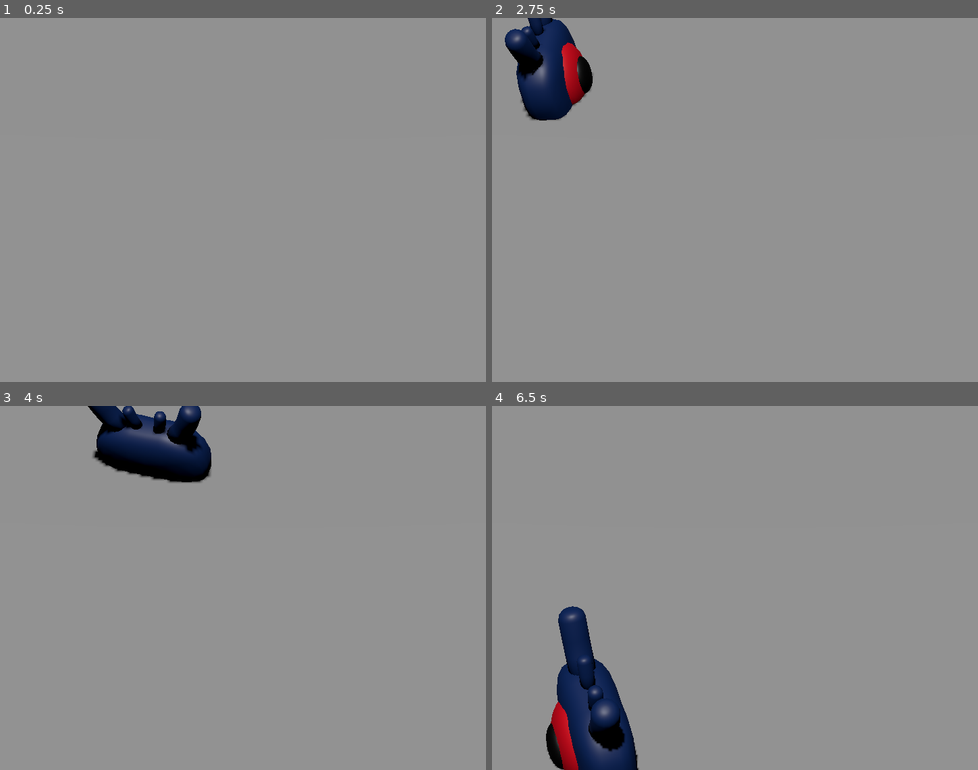
Above: before the commit, frames 1-4 (two rows, left to right).
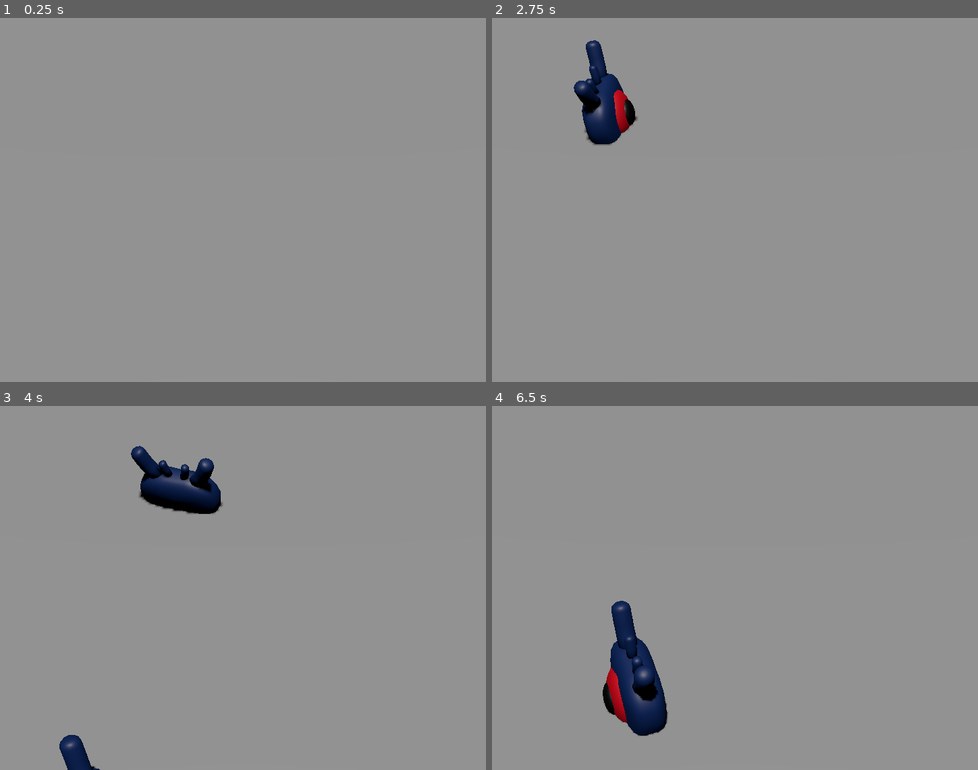
Above: after the commit, the same moments.

Repository: EmmaESD/videogame
Game: Godot game, scene res://main.tscn
Same seed, same stepped clock (60 frames per second), same inputs: the game is played once before the commit and once after it. Before the commit the project has no main scene; this scene is started directly in both runs.
Inputs:
- Up to frame 1 (0.25 s): no input
- Up to frame 2 (2.75 s): tap Enter at 0.5, 2 s; hold Right (move_right) 0.53-1.28 s; tap Space (jump) at 0.77, 1.25, 1.52 s; hold Down (move_back) 1.28-2.03 s; hold Right (move_right) from 2.03 s (still down)
- Up to frame 3 (4 s): release Right (move_right) at 2.78 s; hold Up (move_forward) 2.78-3.53 s; tap Space (jump) at 3.02, 3.77 s; hold Left (move_left) from 3.53 s (still down)
- Up to frame 4 (6.5 s): tap Space (jump) at 4.52, 5, 6.02 s; release Left (move_left) at 5.03 s; hold Down (move_back) 5.03-5.78 s; hold Right (move_right) from 5.78 s (still down)

The runs differ from the first frame. In frame 2, 5.4% of the frame differs, in the area x 2-30%, y 0-35%; in frame 3, 5.6%; in frame 4, 7.8%, in the area x 11-37%, y 53-100%.

Commit message:
fix bug with camera player

Diff:
--- a/main.tscn
+++ b/main.tscn
@@ -2,7 +2,6 @@
 
 [ext_resource type="PackedScene" uid="uid://g7h1xtxlch3n" path="res://player.tscn" id="1_ig04u"]
 [ext_resource type="Script" path="res://main.gd" id="1_r810f"]
-
 [ext_resource type="PackedScene" uid="uid://gkhj1pfus6nf" path="res://mob.tscn" id="2_w0rxc"]
 
 [sub_resource type="BoxShape3D" id="BoxShape3D_fcx3e"]
@@ -49,7 +48,7 @@
 
 [node name="Camera3D" type="Camera3D" parent="CameraPivot"]
 transform = Transform3D(1, 0, 0, 0, 1, 0, 0, 0, 1, 0, 0, 19)
-fov = 19.0
+fov = 26.9
 
 [node name="Player" parent="." instance=ExtResource("1_ig04u")]
 transform = Transform3D(1, 0, 0, 0, 1, 0, 0, 0, 1, 0, 1, 0)
--- a/mob.gd
+++ b/mob.gd
@@ -1,6 +1,5 @@
 extends CharacterBody3D
 signal squashed
-
 # Minimum speed of the mob in meters per second.
 @export var min_speed = 10
 # Maximum speed of the mob in meters per second.
--- a/mob.tscn
+++ b/mob.tscn
@@ -1,4 +1,3 @@
-
 [gd_scene load_steps=4 format=3 uid="uid://gkhj1pfus6nf"]
 
 [ext_resource type="PackedScene" uid="uid://n63mnper53ec" path="res://art/mob.glb" id="1_mrnga"]
--- a/project.godot
+++ b/project.godot
@@ -11,6 +11,7 @@
 [application]
 
 config/name="Squash the Creeps (3D)"
+run/main_scene="res://main.tscn"
 config/features=PackedStringArray("4.2")
 config/icon="res://icon.png"
 
